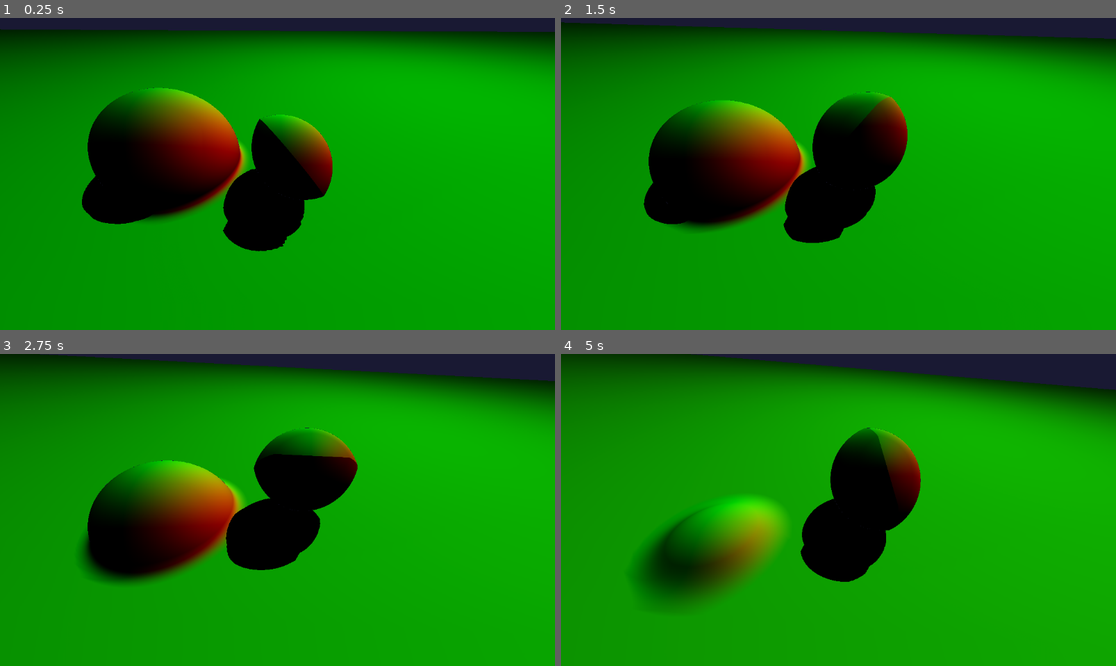
Above: before the commit, frames 1-4 (two rows, left to right).
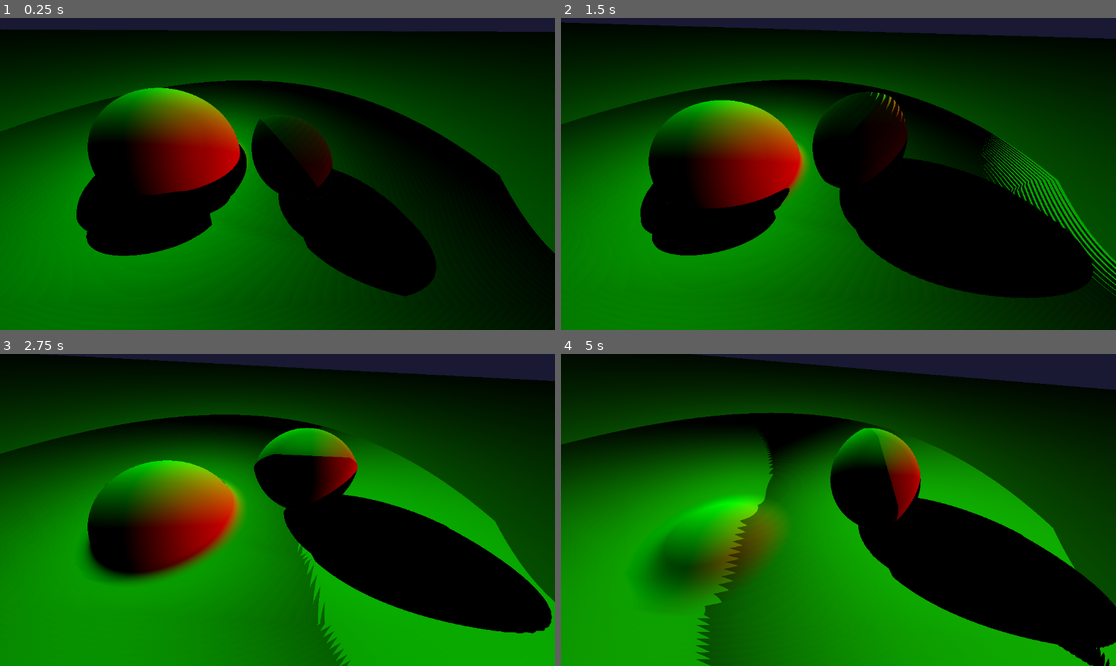
Above: after the commit, the same moments.

Repository: OfficialPixelBrush/RayMGoDot
Game: Godot game, scene res://node_3d.tscn
Two runs of this game, one before a commit and one after it. Both use one fixed random seed, a clock stepped at 60 frames per second and the inputs below.
Inputs:
- Up to frame 1 (0.25 s): no input
- Up to frame 2 (1.5 s): no input
- Up to frame 3 (2.75 s): no input
- Up to frame 4 (5 s): no input

The runs differ from the first frame. In frame 1, 80% of the frame differs, in the area x 0-100%, y 3-100%; in frame 2, 75%; in frame 3, 62%; in frame 4, 67%.

Commit message:
aaaa

Diff:
--- /dev/null
+++ b/game.gd
@@ -0,0 +1,10 @@
+extends Node2D
+
+# Called when the node enters the scene tree for the first time.
+func _ready():
+	pass # Replace with function body.
+
+
+# Called every frame. 'delta' is the elapsed time since the previous frame.
+func _process(delta):
+	pass
--- a/node_3d.tscn
+++ b/node_3d.tscn
@@ -1,12 +1,14 @@
-[gd_scene load_steps=3 format=3 uid="uid://ra0ggtrspexb"]
+[gd_scene load_steps=4 format=3 uid="uid://ra0ggtrspexb"]
 
+[ext_resource type="Script" path="res://game.gd" id="1_w306i"]
 [ext_resource type="Shader" path="res://raymarch.gdshader" id="1_ytxxp"]
 
 [sub_resource type="ShaderMaterial" id="ShaderMaterial_mwhae"]
 shader = ExtResource("1_ytxxp")
-shader_parameter/light01 = Vector3(9.12, 17.315, -10.94)
+shader_parameter/light01 = Vector3(-2, 3, -3)
 
 [node name="Node2D" type="Node2D"]
+script = ExtResource("1_w306i")
 
 [node name="Camera2D" type="Camera2D" parent="."]
 
